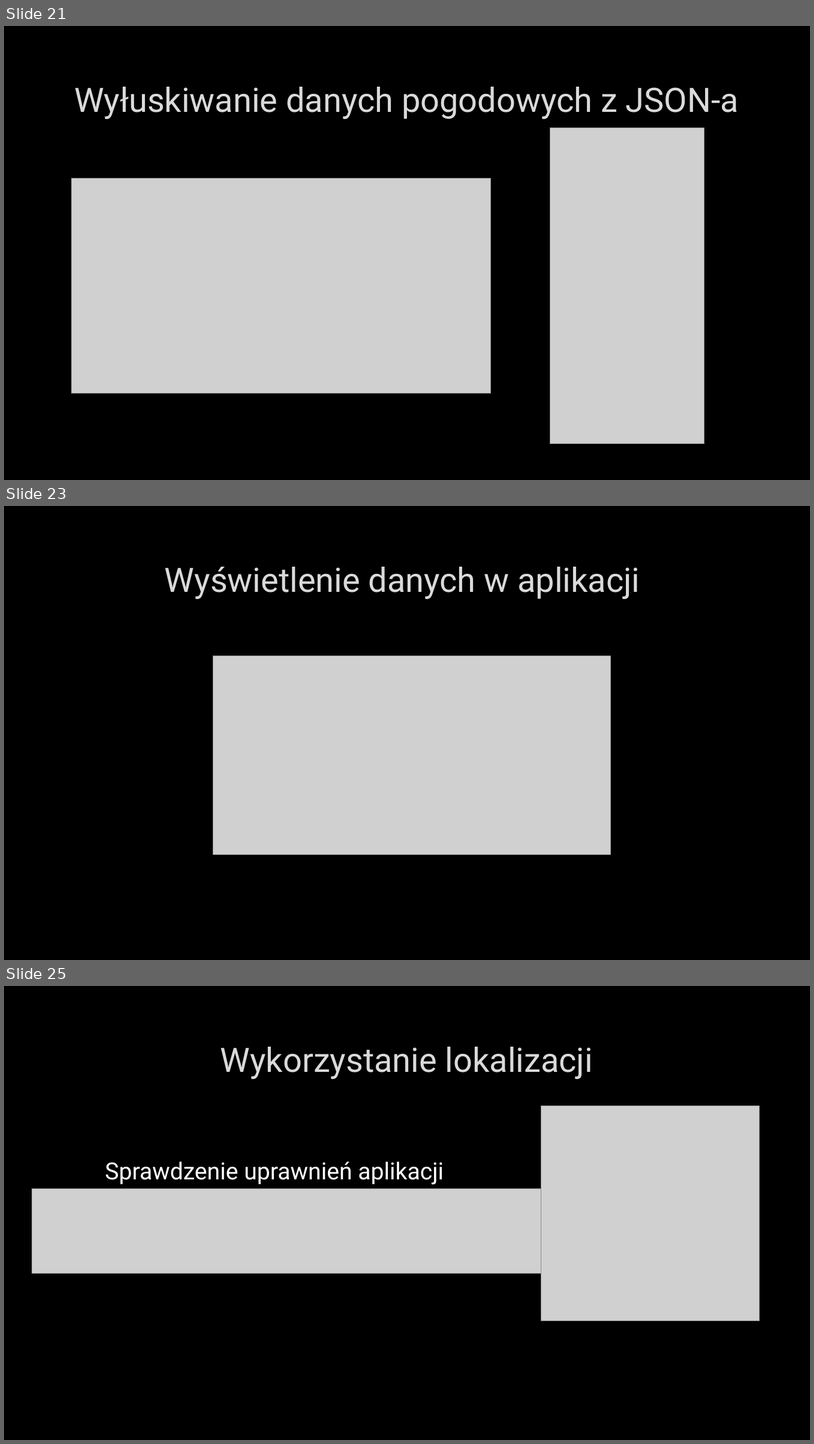
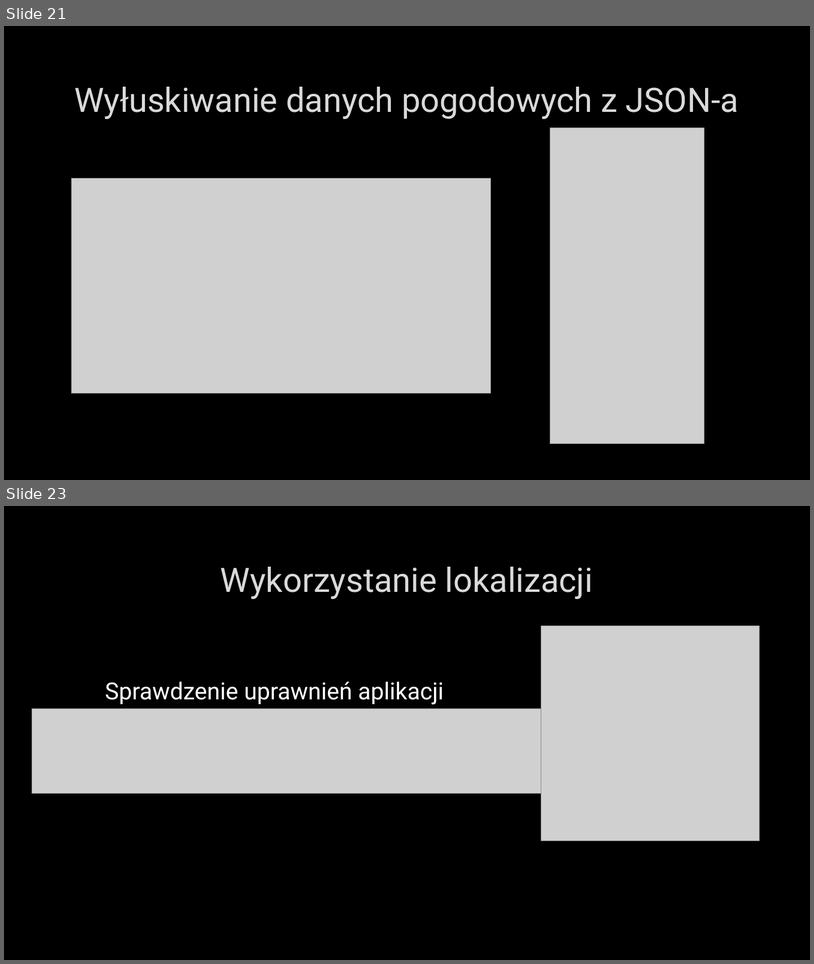
Before and after one commit to Luckownia/WeatherForecastApp, a slide deck: Aplikacja pogodowa na Androida.pptx. Shown one above the other, each under a label of ours: slides 21, 23 and 25 before the commit, slides 21 and 23 after it; the slides between them are not shown. The pictures are 814x1444 and 814x964 pixels, drawn with LibreOffice and Linux fonts; fonts in the diff are those of the drawing; grey boxes stand for pictures; background and template pictures are left out. Boxes give left, top, right and bottom in pixels: in the first picture for what was removed or moved away, otherwise in the second. Text is boxed around its words. In the diff, an @@ line names an element or a change of style, - is before the commit and + after.

```diff
--- a/Aplikacja pogodowa na Androida.pptx
+++ b/Aplikacja pogodowa na Androida.pptx
@@ slide 23 removed at <box>4,506,810,960</box>, background picture (left out) @@
@@ title removed at <box>165,567,641,599</box> @@
-Wyświetlenie danych w aplikacji
@@ picture removed at <box>213,655,611,855</box> @@
@@ what was slide 25 is now slide 23 @@
```
Also in this commit, not shown: 5 slides changed, 1 other slide removed.
